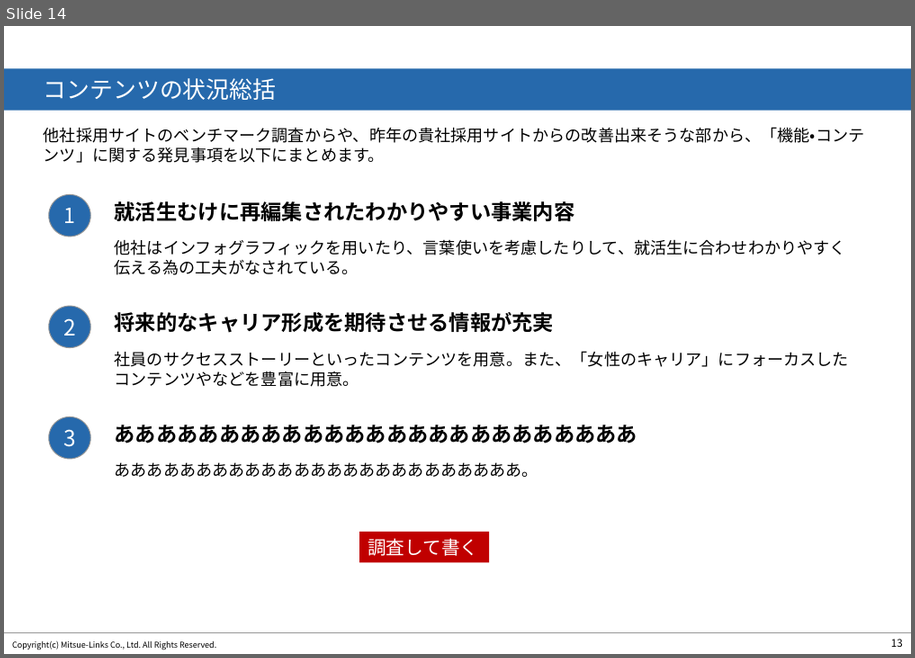
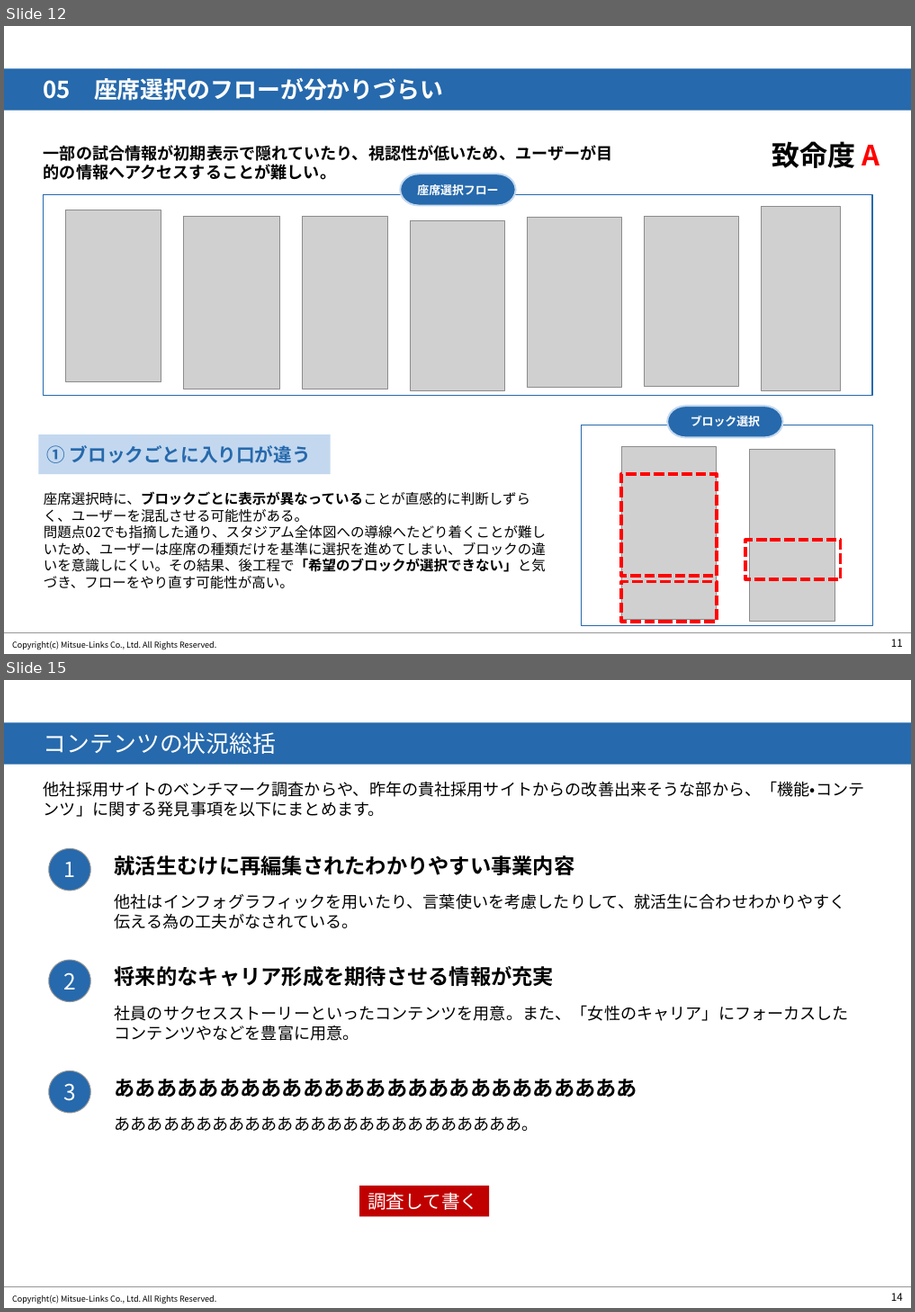
Before and after one commit to sakitama14/TheOdinProject, a slide deck: 調査報告書.pptx. Shown one above the other, each under a label of ours: slide 14 before the commit, slides 12 and 15 after it; the slides between them are not shown. The pictures are 915x658 and 915x1312 pixels, drawn with LibreOffice and Linux fonts; fonts in the diff are those of the drawing; grey boxes stand for pictures; background and template pictures are left out. Boxes give left, top, right and bottom in pixels: in the first picture for what was removed or moved away, otherwise in the second. Text is boxed around its words. In the diff, an @@ line names an element or a change of style, - is before the commit and + after.

```diff
--- a/調査報告書.pptx
+++ b/調査報告書.pptx
@@ slide 12 added at <box>4,26,911,654</box>, background #FFFFFF; not listed: 3 template elements that a slide beside it also shows @@
@@ text added at <box>4,68,911,111</box>, fill #2669AC, 20 pt, text #FFFFFF, bold @@
+05 座席選択のフローが分かりづらい
@@ text added at <box>44,145,613,180</box>, 14 pt, text #000000, bold @@
+一部の試合情報が初期表示で隠れていたり、視認性が低いため、ユーザーが目的の情報へアクセスすることが難しい。
@@ text added at <box>772,141,880,168</box>, 24 pt, text #000000, bold @@
+致命度 A
@@ pill shape added at <box>400,174,516,206</box>, fill #2669AC, outline #C3D8EF 1.5 pt, 10 pt, text #FFFFFF, bold @@
+座席選択フロー
@@ rectangle added at <box>44,195,873,396</box>, outline #2669AC 1 pt @@
@@ picture added at <box>66,210,161,382</box> @@
@@ picture added at <box>761,206,841,390</box> @@
@@ picture added at <box>184,217,280,390</box> @@
@@ picture added at <box>302,216,387,389</box> @@
@@ picture added at <box>410,221,505,391</box> @@
@@ picture added at <box>528,218,622,388</box> @@
@@ picture added at <box>645,216,739,386</box> @@
@@ rectangle added at <box>581,425,873,625</box>, outline #2669AC 1 pt @@
@@ pill shape added at <box>667,407,783,438</box>, fill #2669AC, outline #C3D8EF 1.5 pt, 10 pt, text #FFFFFF, bold @@
+ブロック選択
@@ rectangle added at <box>38,435,331,474</box>, fill #C3D8EF @@
@@ text added at <box>47,445,311,463</box>, 16 pt, text #2669AC, bold @@
+① ブロックごとに入り口が違う
@@ picture added at <box>622,447,717,620</box> @@
@@ picture added at <box>750,449,836,622</box> @@
@@ rectangle added at <box>622,474,717,577</box>, outline #FF0000 3 pt dashed @@
@@ text added at <box>44,491,546,589</box>, 12 pt, text #000000 @@
+座席選択時に、ブロックごとに表示が異なっていることが直感的に判断しずらく、ユーザーを混乱させる可能性がある。
+問題点02でも指摘した通り、スタジアム全体図への導線へたどり着くことが難しいため、ユーザーは座席の種類だけを基準に選択を進めてしまい、ブロックの違いを意識しにくい。その結果、後工程で「希望のブロックが選択できない」と気づき、フローをやり直す可能性が高い。
@@ rectangle added at <box>746,540,841,580</box>, outline #FF0000 3 pt dashed @@
@@ rectangle added at <box>622,582,717,622</box>, outline #FF0000 3 pt dashed @@
@@ what was slide 14 is now slide 15 @@
@@ page number at <box>891,1293,903,1301</box>: text changed @@
-13
+14
```
Also in this commit, not shown: 3 slides changed, 3 other slides added, 3 slides removed.
